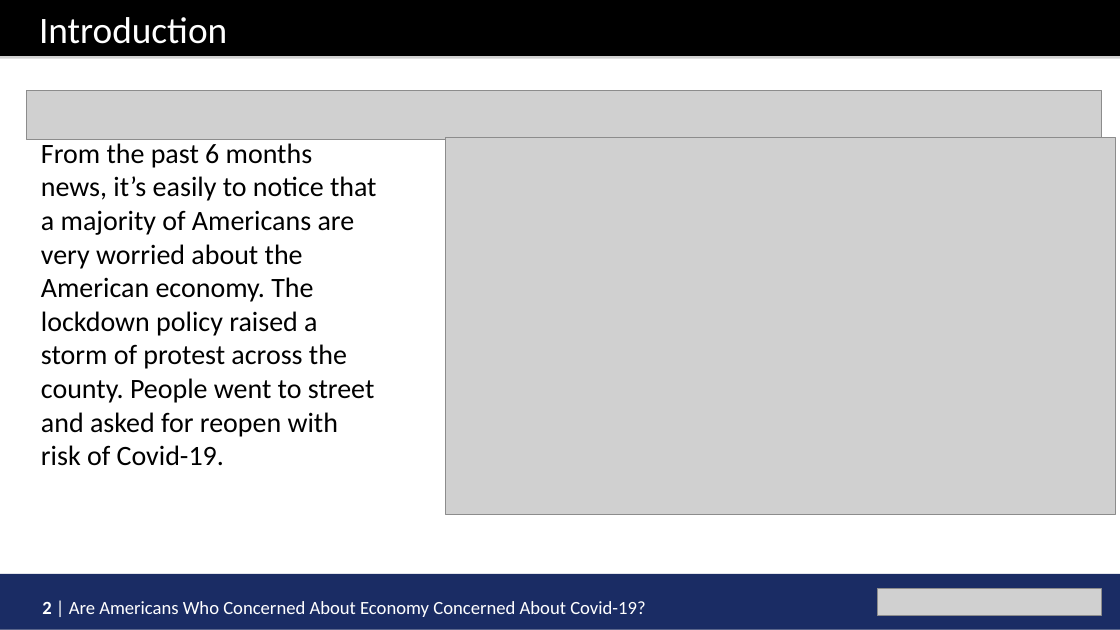
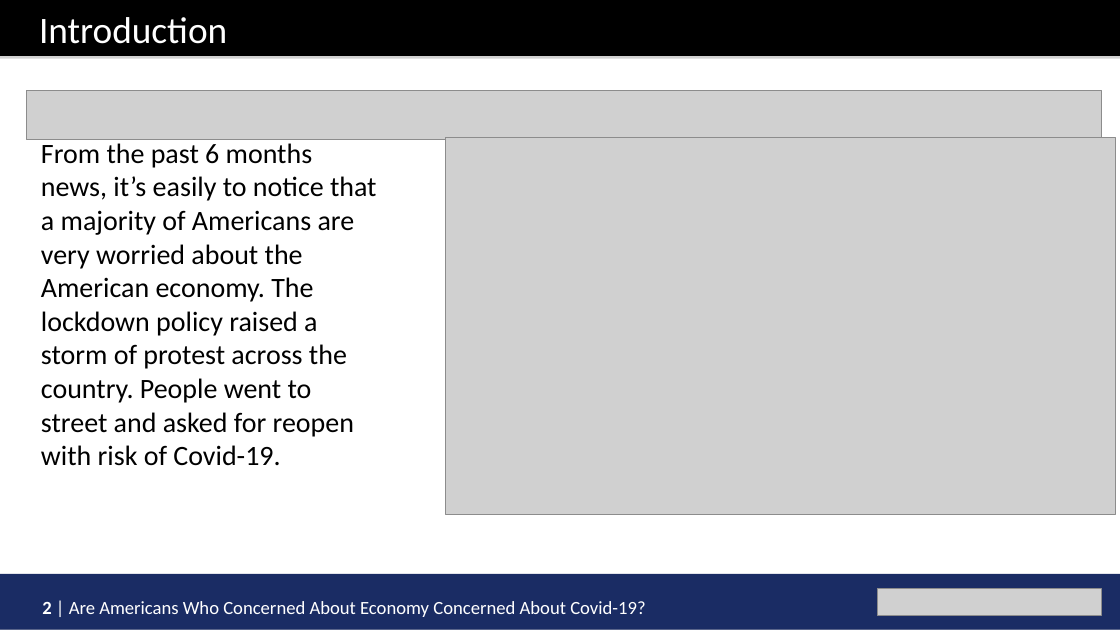
Before and after one commit to TZstatsADS/Fall2020-Project1-mengyaoo, a slide deck: slide 2 of doc/project1.ppt. Drawn at 1120x630 pixels with LibreOffice and Linux fonts; fonts in the diff are those of the drawing; grey boxes stand for pictures. Boxes give left, top, right and bottom in pixels: in the first picture for what was removed or moved away, otherwise in the second. Text is boxed around its words. In the diff, an @@ line names an element or a change of style, - is before the commit and + after.

```diff
--- a/doc/project1.ppt
+++ b/doc/project1.ppt
@@ text at <box>41,143,377,466</box>: text changed @@
-From the past 6 months news, it’s easily to notice that a majority of Americans are very worried about the American economy. The lockdown policy raised a storm of protest across the county. People went to street and asked for reopen with risk of Covid-19.
+From the past 6 months news, it’s easily to notice that a majority of Americans are very worried about the American economy. The lockdown policy raised a storm of protest across the country. People went to street and asked for reopen with risk of Covid-19.
```
Also in this commit, not shown: 3 other slides changed, 1 other file.
